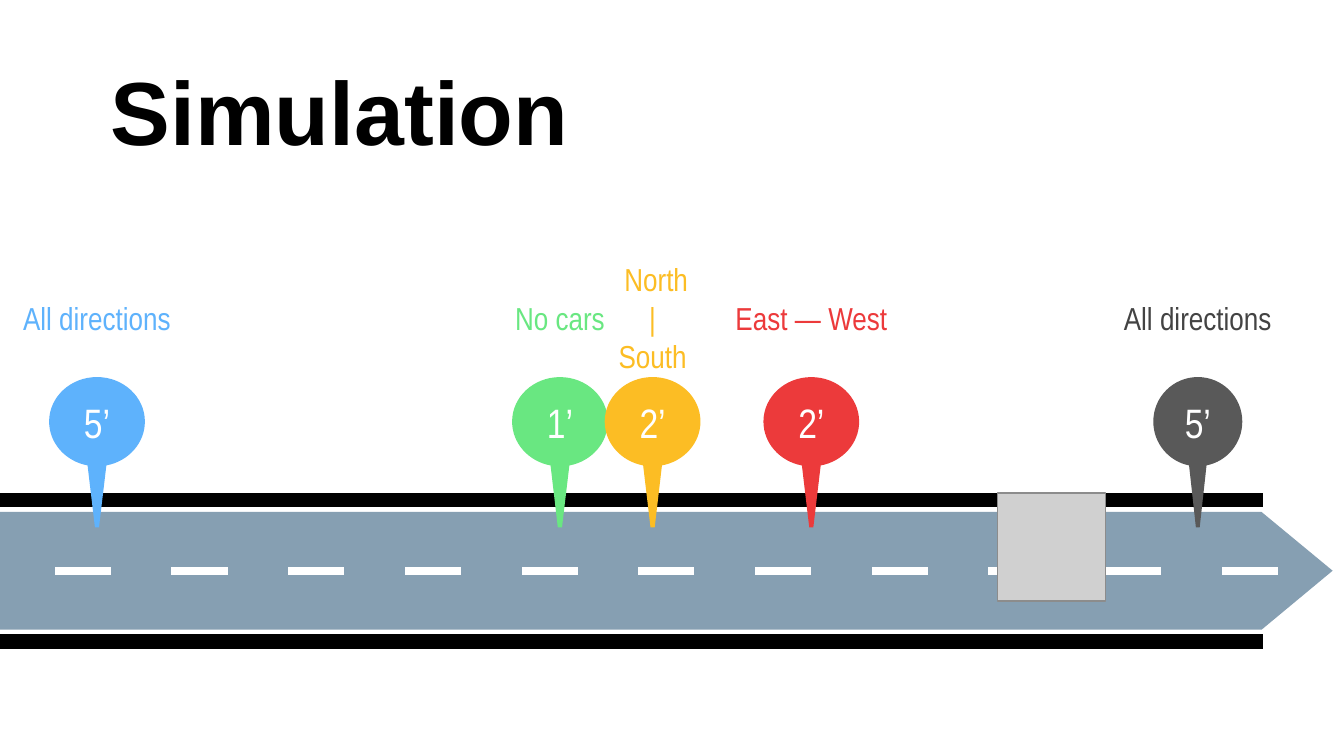
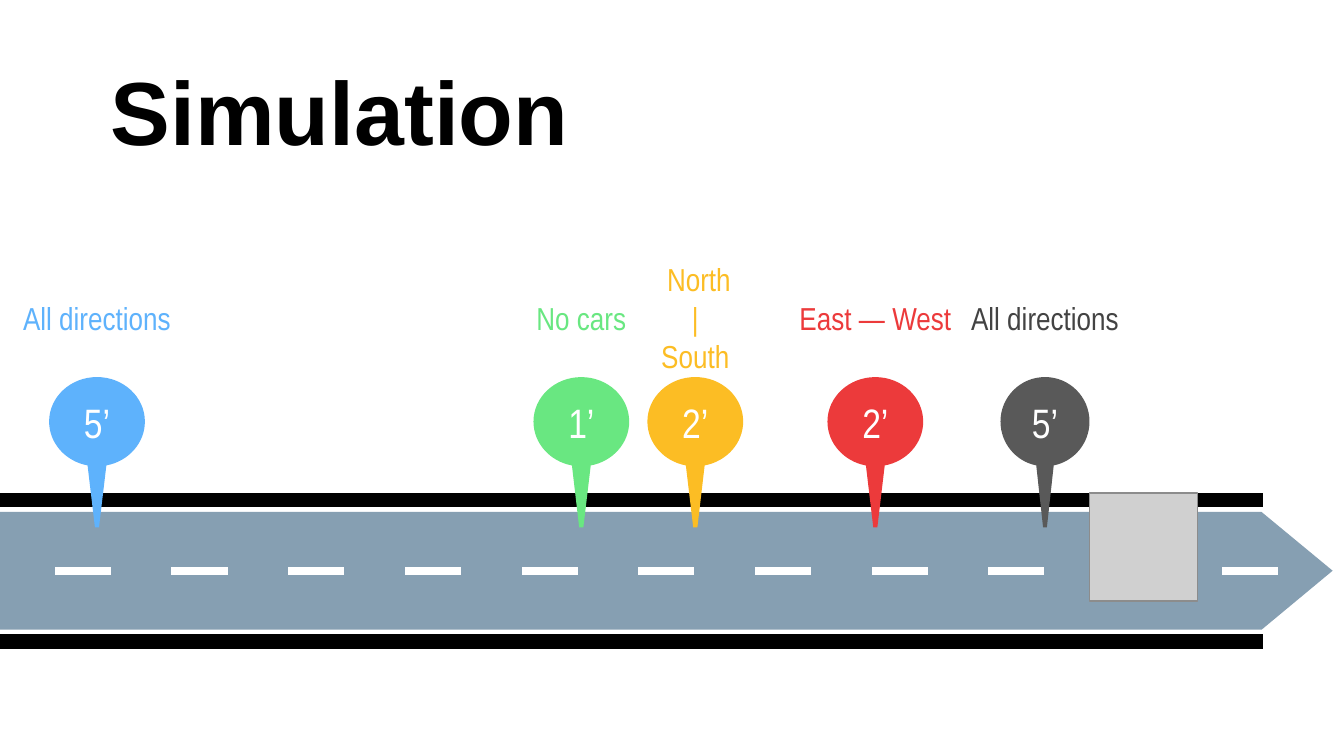
Before and after one commit to davidecapone/TrafficLightsOptimization, a slide deck: slide 19 of Presentation.pptx. Drawn at 1344x756 pixels with LibreOffice and Linux fonts; fonts in the diff are those of the drawing; grey boxes stand for pictures. Boxes give left, top, right and bottom in pixels: in the first picture for what was removed or moved away, otherwise in the second. Text is boxed around its words. In the diff, an @@ line names an element or a change of style, - is before the commit and + after.

Commit message:
presentation corrected

```diff
--- a/Presentation.pptx
+++ b/Presentation.pptx
@@ text "North": place and size @@
-text "North" at [619,268,688,369]
+text "North" at [661,268,731,369]
@@ text "No cars": place and size @@
-text "No cars" at [515,308,605,331]
+text "No cars" at [536,308,626,331]
@@ text "East — West": place and size @@
-text "East — West" at [735,308,887,331]
+text "East — West" at [799,308,951,331]
@@ text "All directions": place and size @@
-text "All directions" at [1124,307,1271,331]
+text "All directions" at [971,307,1118,331]
@@ freeform shape "1’": place and size @@
-freeform shape "1’" at [512,378,607,528]
+freeform shape "1’" at [534,378,629,528]
@@ freeform shape "2’": place and size @@
-freeform shape "2’" at [605,378,700,528]
+freeform shape "2’" at [648,378,743,528]
@@ freeform shape "2’": place and size @@
-freeform shape "2’" at [763,378,859,528]
+freeform shape "2’" at [828,378,923,528]
@@ freeform shape "5’": place and size @@
-freeform shape "5’" at [1153,378,1242,528]
+freeform shape "5’" at [1000,378,1089,528]
@@ picture: place and size @@
-picture at [997,493,1105,601]
+picture at [1089,493,1196,601]
@@ freeform shape removed at [1105,567,1161,575] @@
```
